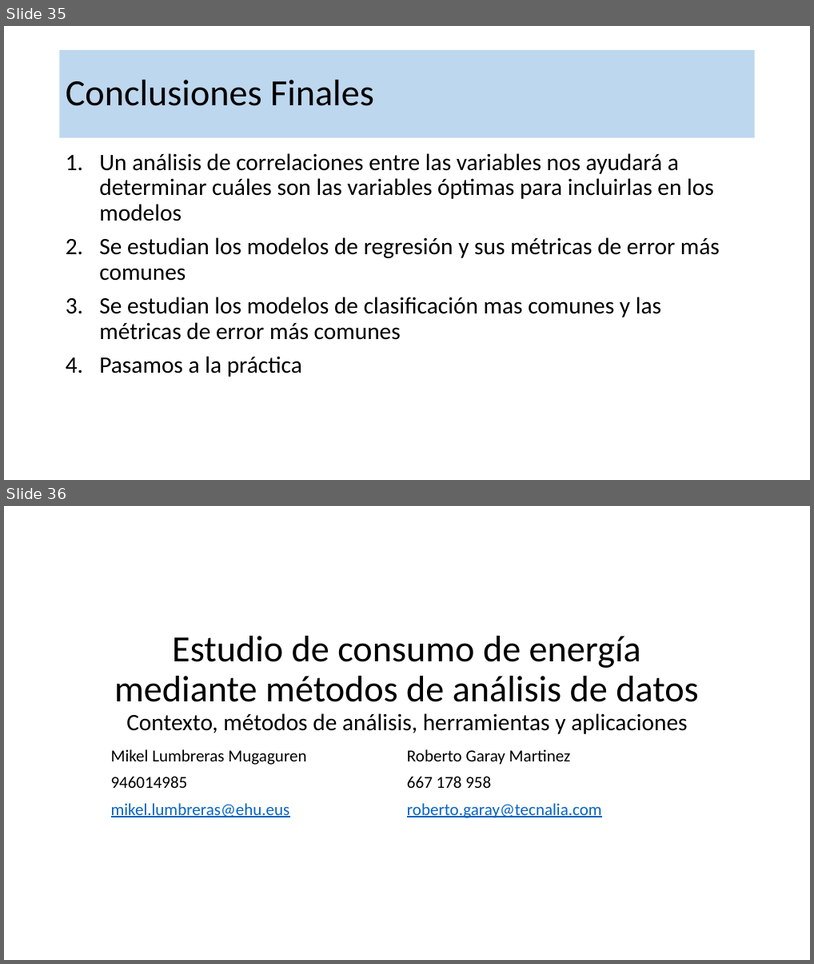
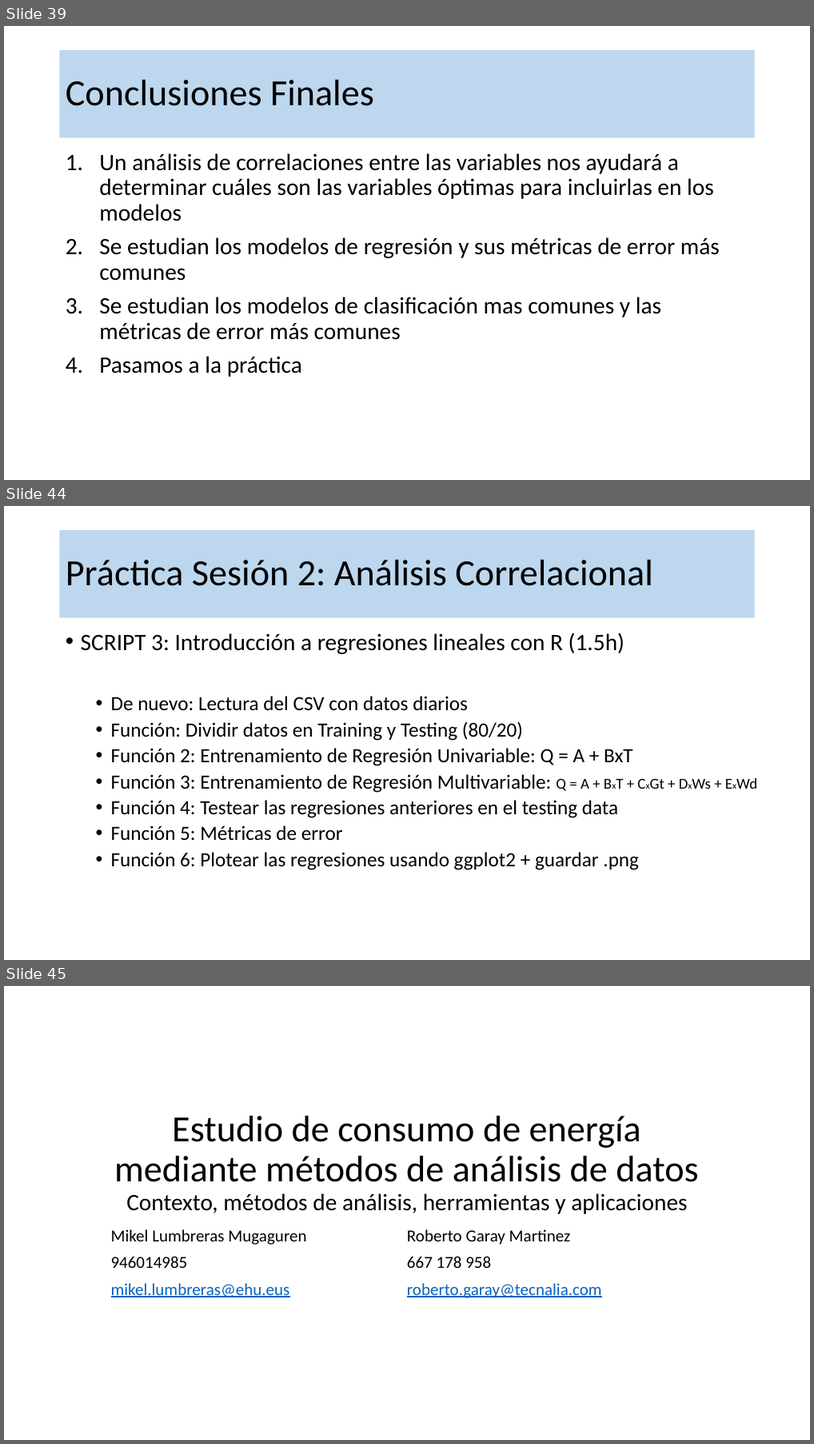
Before and after one commit to robgaray/EESIA_Analisis_Consumo_2021_Publico, a slide deck: 1_Presentaciones/Sesion_2_Teoria.pptx. Shown one above the other, each under a label of ours: slides 35 and 36 before the commit, slides 39, 44 and 45 after it; the slides between them are not shown. The pictures are 814x964 and 814x1444 pixels, drawn with LibreOffice and Linux fonts; fonts in the diff are those of the drawing; background and template pictures are left out. Boxes give left, top, right and bottom in pixels: in the first picture for what was removed or moved away, otherwise in the second. Text is boxed around its words. In the diff, an @@ line names an element or a change of style, - is before the commit and + after.

```diff
--- a/1_Presentaciones/Sesion_2_Teoria.pptx
+++ b/1_Presentaciones/Sesion_2_Teoria.pptx
@@ slide 44 added at (4,506,810,960), background #FFFFFF @@
@@ title added at (60,530,755,618), fill #BDD7EE, 44 pt, text #000000 @@
+Práctica Sesión 2: Análisis Correlacional
@@ text added at (81,632,639,870), 24 pt, text #000000 @@
+• SCRIPT 3: Introducción a regresiones lineales con R (1.5h)
+  • De nuevo: Lectura del CSV con datos diarios
+  • Función: Dividir datos en Training y Testing (80/20)
+  • Función 2: Entrenamiento de Regresión Univariable: Q = A + BxT
+  • Función 3: Entrenamiento de Regresión Multivariable: Q = A + BxT + CxGt + DxWs + ExWd
+  • Función 4: Testear las regresiones anteriores en el testing data
+  • Función 5: Métricas de error
+  • Función 6: Plotear las regresiones usando ggplot2 + guardar .png
@@ what was slide 35 is now slide 39 @@
@@ what was slide 36 is now slide 45 @@
```
Also in this commit, not shown: 1 slide changed, 8 other slides added, 1 other file.
